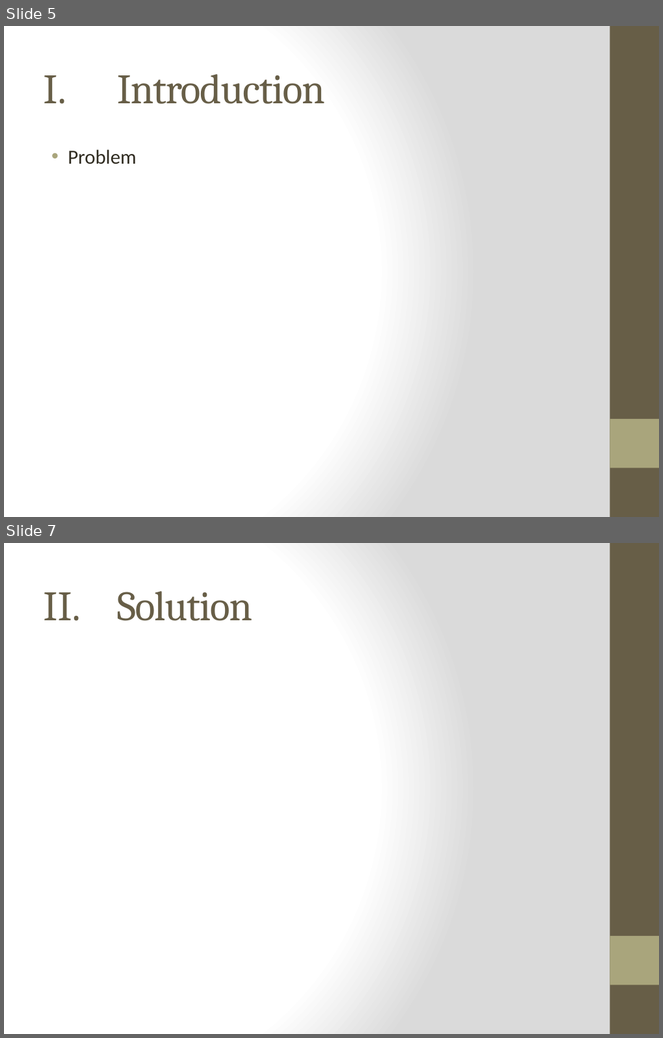
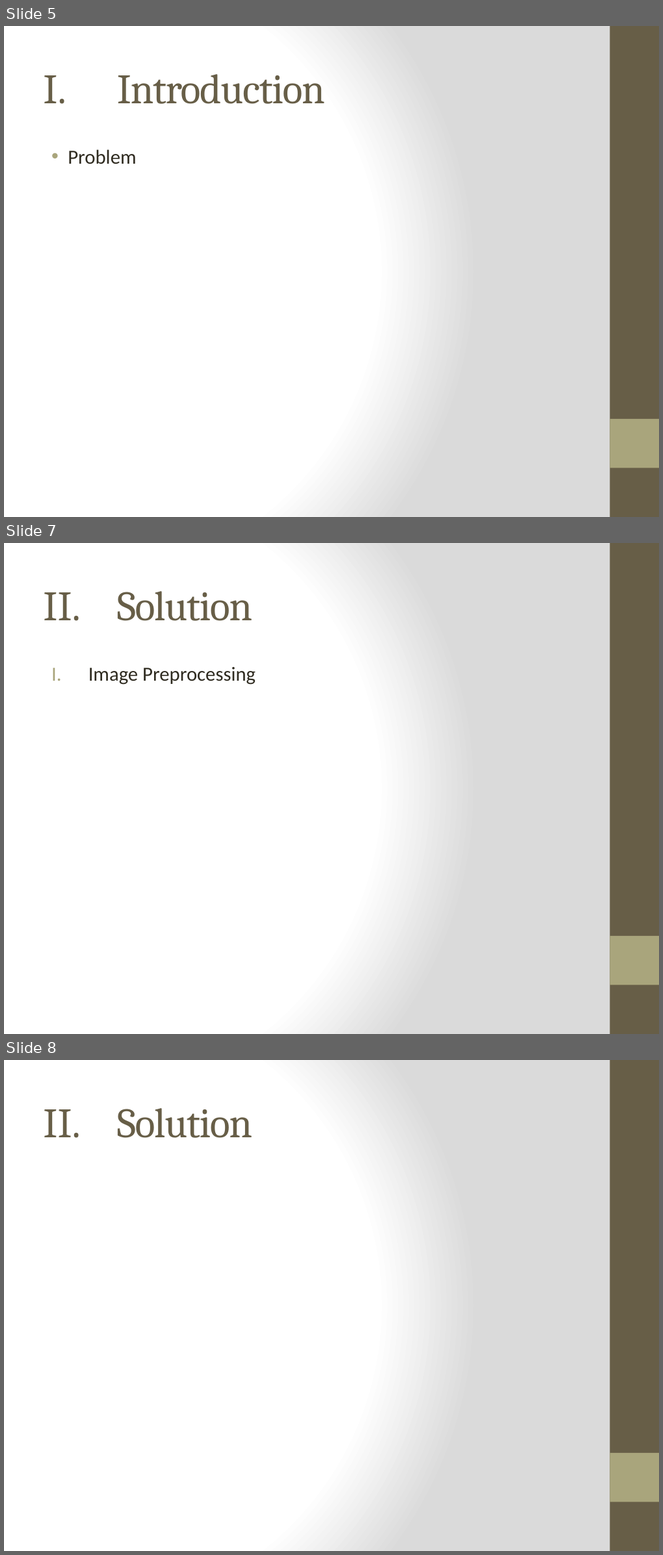
Before and after one commit to hieu292/nom-ocr-android, a slide deck: bao cao tuan/Bao cao tien do.pptx. Shown one above the other, each under a label of ours: slides 5 and 7 before the commit, slides 5, 7 and 8 after it; the slides between them are not shown. The pictures are 663x1038 and 663x1555 pixels, drawn with LibreOffice and Linux fonts; fonts in the diff are those of the drawing. Boxes give left, top, right and bottom in pixels: in the first picture for what was removed or moved away, otherwise in the second. Text is boxed around its words. In the diff, an @@ line names an element or a change of style, - is before the commit and + after.

```diff
--- a/bao cao tuan/Bao cao tien do.pptx
+++ b/bao cao tuan/Bao cao tien do.pptx
@@ slide 7 added at [4,543,659,1034], background gradient #FFFFFF to #DADADA; not listed: 2 template elements that a slide beside it also shows @@
@@ title added at [117,591,252,621], 46 pt, text #675E47 @@
+II. Solution
@@ text added at [88,667,256,685], 22 pt, text #2F2B20 @@
+I. Image Preprocessing
@@ what was slide 7 is now slide 8 @@
```
Also in this commit, not shown: 1 slide changed, 2 other slides added, 2 slides removed, 1 other file.
